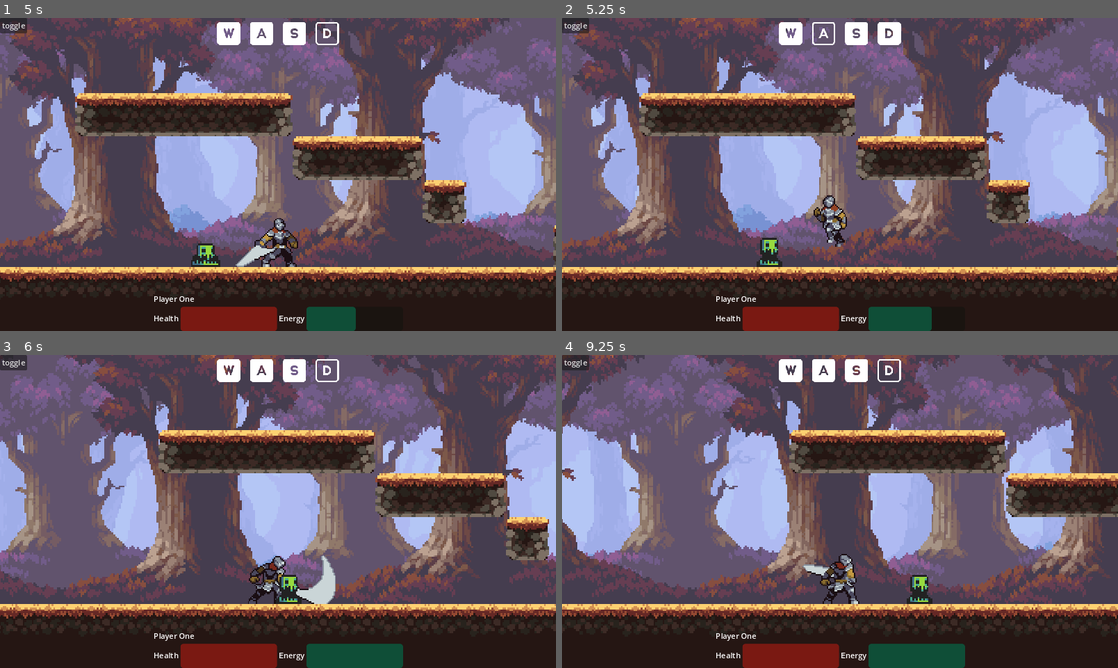
Above: before the commit, frames 1-4 (two rows, left to right).
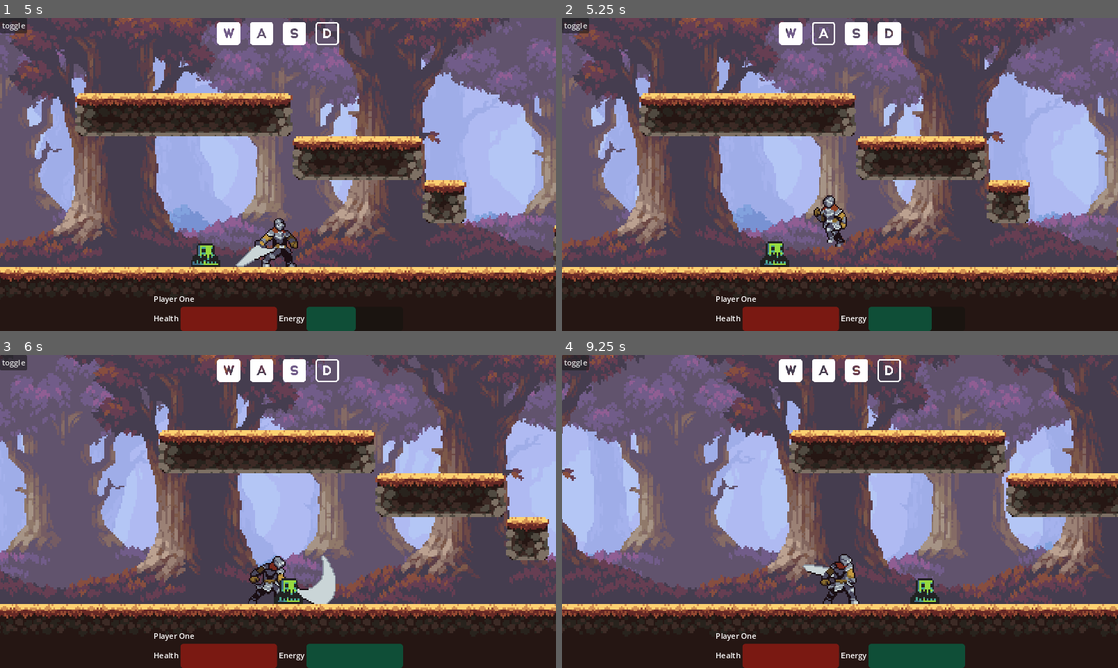
Above: after the commit, the same moments.

Repository: Unequipped/Untitled-Platformer
Game: Godot game, scene res://Scenes/Game/game.tscn
The game is run twice, just before and just after one commit, with the same random seed, the same clock (stepped at 60 frames per second) and the same inputs.
Inputs:
- Up to frame 1 (5 s): click "START GAME" at 0.5 s; hold G (attack) 1.28-2.03 s; hold D (right) 1.28-2.78 s; tap W (up) at 1.52, 1.55, 1.82, 2.1, 2.27, 2.57, 3.05, 3.77, 4.07, 4.52, 4.55, 4.82 s; tap G (attack) at 2.3, 3.8 s; hold A (left) 2.78-3.53 s; hold G (attack) 2.78-3.53 s; hold D (right) from 3.53 s (still down); tap H (roll) at 3.6 s; hold G (attack) from 4.28 s (still down)
- Up to frame 2 (5.25 s): release D (right) at 5.03 s; release G (attack) at 5.03 s; hold A (left) from 5.03 s (still down); tap W (up) at 5.1 s
- Up to frame 3 (6 s): tap W (up) at 5.27, 5.57 s; tap G (attack) at 5.3 s; release A (left) at 5.78 s; hold D (right) from 5.78 s (still down); hold G (attack) from 5.78 s (still down)
- Up to frame 4 (9.25 s): tap W (up) at 6.05, 6.77, 7.07, 7.52, 7.55, 7.82, 8.1, 8.27, 8.57, 9.05 s; release D (right) at 6.53 s; release G (attack) at 6.53 s; hold A (left) 6.53-8.03 s; tap H (roll) at 6.6 s; tap G (attack) at 6.8, 8.3 s; hold G (attack) 7.28-8.03 s; hold D (right) from 8.03 s (still down); hold G (attack) from 8.78 s (still down)

Frame 1 is identical in both runs. In frame 2, 0.3% of the frame differs, in the area x 35-41%, y 70-80%; in frame 3, 0.1%; in frame 4, 0.3%.

Commit message:
apply_dmg() now uses areas instead of bodies

Diff:
--- a/Scenes/Entities/player/player.gd
+++ b/Scenes/Entities/player/player.gd
@@ -3,6 +3,7 @@
 
 @onready var sprite_pivot: Node2D = $spritePivot
 @onready var state_machine: State_Machine = $state_machine
+@onready var movement: Movement = $movement
 @onready var hitbox_comp: Area2D = $hitbox_component
 
 @onready var physics_collision_shape: CollisionShape2D = $physics_collision_shape
@@ -42,11 +43,10 @@
 	return animator.is_playing()
 
 func apply_dmg():
-	var bodies:Array = dmg_box.get_overlapping_bodies()
-	for body in bodies:
-		#print(body.name)
-		if body.is_in_group("enemies"):
-			body.hp_comp.take_dmg(damage)
+	var areas:Array = dmg_box.get_overlapping_areas()
+	for area in areas:
+		if area.is_in_group("enemies"):
+			area.register_attack(damage)
 
 func crouch_collision(toggle):
 	if toggle:
